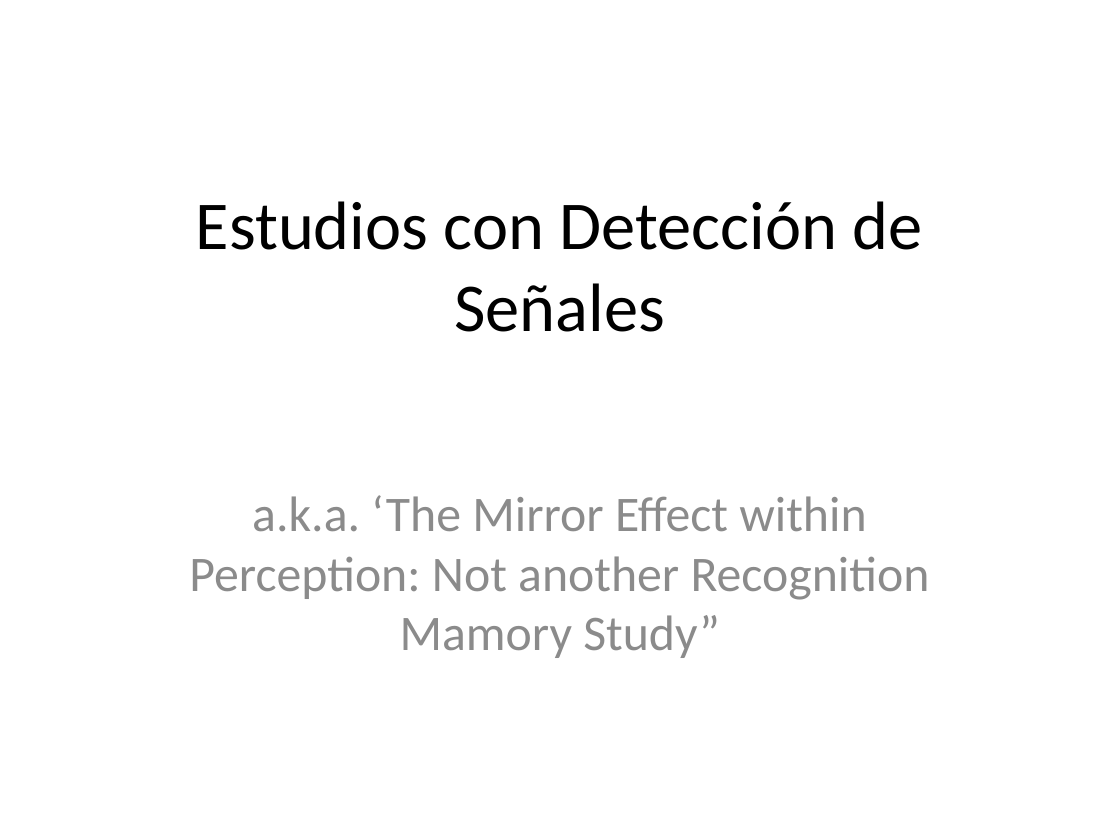
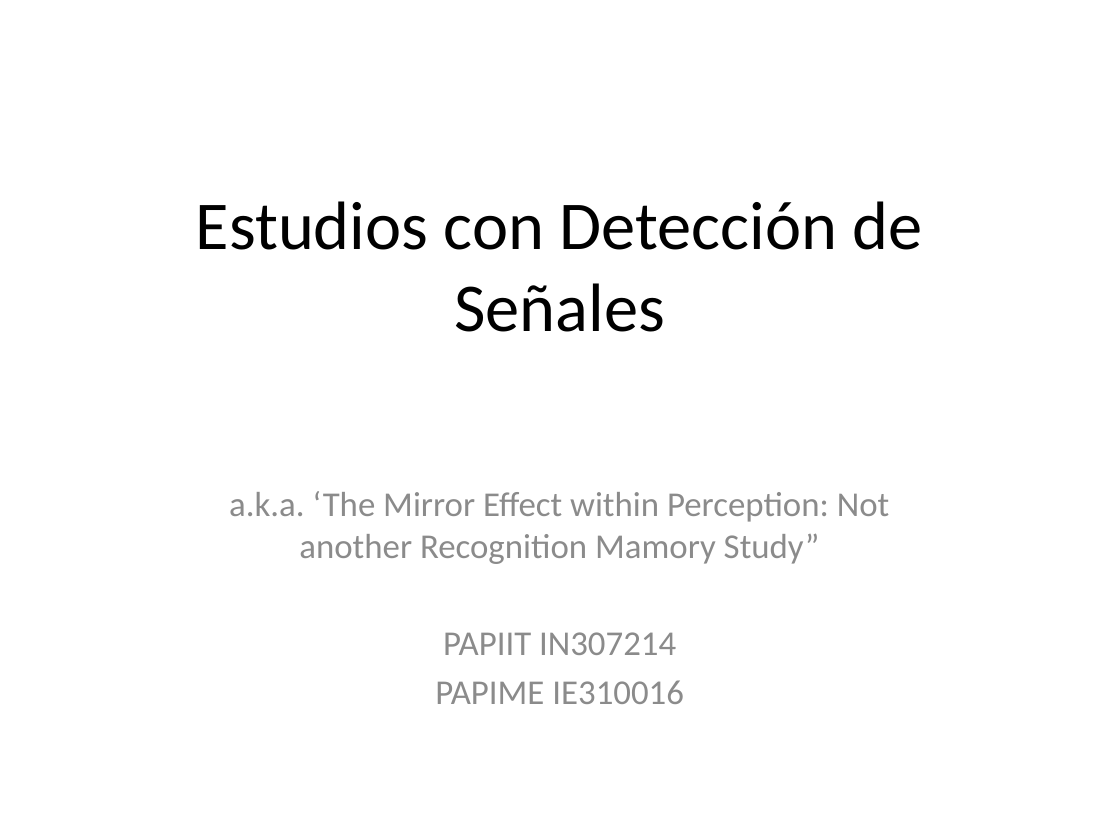
Before and after one commit to Adrifelcha/Adrifelcha, a slide deck: slide 1 of Tesis/Presentaciones/Seminario_Maden_.pptx. Drawn at 1120x840 pixels with LibreOffice and Linux fonts; fonts in the diff are those of the drawing. Boxes give left, top, right and bottom in pixels: in the first picture for what was removed or moved away, otherwise in the second. Text is boxed around its words. In the diff, an @@ line names an element or a change of style, - is before the commit and + after.

```diff
--- a/Tesis/Presentaciones/Seminario_Maden_.pptx
+++ b/Tesis/Presentaciones/Seminario_Maden_.pptx
@@ subtitle at box(229, 491, 890, 564): size 32 to 22.4 pt in "a.k.a. ‘The Mirror Effect within Perception: Not ..."; less space between paragraphs @@
@@ subtitle at box(435, 632, 684, 704): paragraphs added @@
+PAPIIT IN307214
+PAPIME IE310016
```
Also in this commit, not shown: 6 other slides changed, 1 slide added, 5 slides removed, 1 other file.
